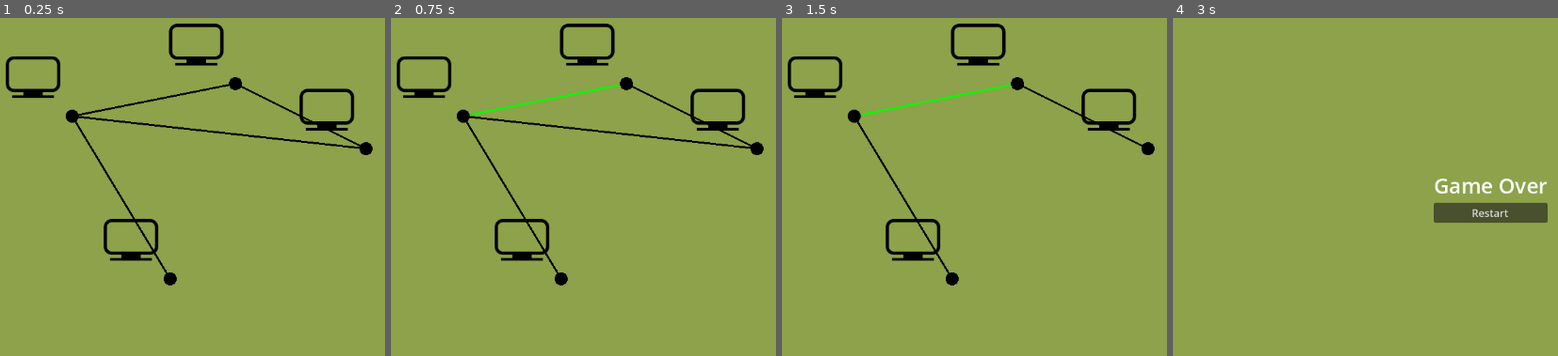
Above: before the commit, frames 1-4 (left to right).
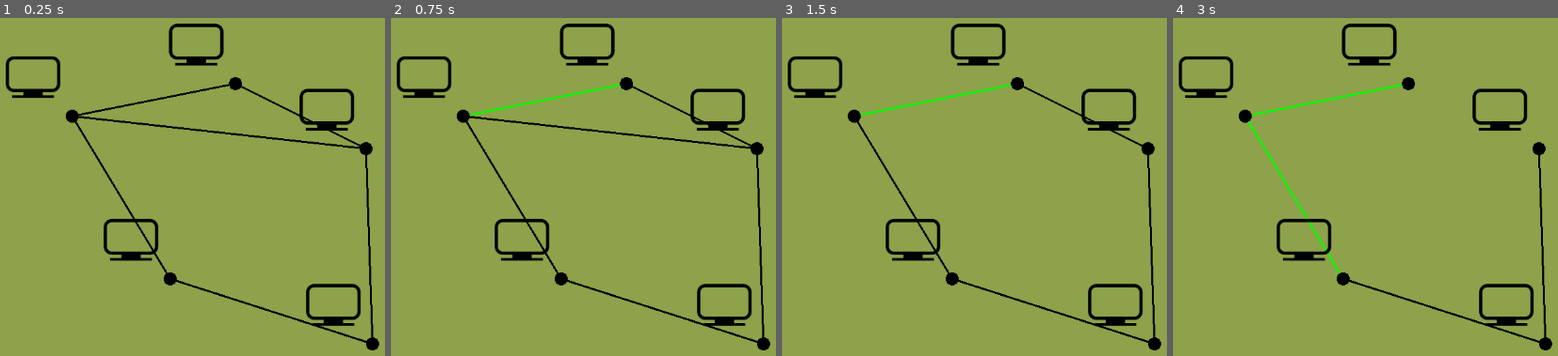
Above: after the commit, the same moments.

Repository: harv-sudo/Shannon-Switching-Game
Game: Godot game, scene res://testingScene.tscn
Two runs of this game, one before a commit and one after it. Both use one fixed random seed, a clock stepped at 60 frames per second and the inputs below.
Inputs (mouse positions are in pixels of both pictures, inside the frame that each line leads up to):
- Up to frame 1 (0.25 s): no input
- Up to frame 2 (0.75 s): tap Enter at 0.5 s; move the mouse to (545, 99) at 0.52 s; click (545, 99) at 0.67 s
- Up to frame 3 (1.5 s): tap Space at 1.25 s; move the mouse to (1001, 132) at 1.27 s; click (1001, 132) at 1.42 s
- Up to frame 4 (3 s): tap Enter at 2 s; move the mouse to (1292, 197) at 2.02 s; click (1292, 197) at 2.17 s; tap Space at 2.75 s; move the mouse to (1473, 116) at 2.77 s; click (1473, 116) at 2.92 s

The runs differ from the first frame. In frame 1, 1.4% of the frame differs, in the area x 45-99%, y 40-99%; in frame 2, 1.4%; in frame 3, 1.4%; in frame 4, 7.1%, in the area x 1-99%, y 1-99%.

Commit message:
Added additional static data points for testing

Diff:
--- a/scripts/globalVariables.gd
+++ b/scripts/globalVariables.gd
@@ -7,9 +7,6 @@
 # This makes it easier to keep track of what data structures we are using for testing purposes
 # We need to implement this dynamically programatically creating different types of graphs
 
-
-
-
 enum Player { P1 = 0, P2 = 1 }
 var currentPlayer = Player.P1
 
@@ -18,13 +15,16 @@
 	{"position": Vector2(450, 150)},
 	{"position": Vector2(650, 250)},
 	{"position": Vector2(350, 450)},
+	{"position": Vector2(660, 550)},
 ]
 
 var edges = {
 	0: {"start": 0, "end": 1},
 	1: {"start": 0, "end": 2},
 	2: {"start": 0, "end": 3},
-	3: {"start": 1, "end":  2}
+	3: {"start": 1, "end":  2},
+	4: {"start": 3, "end":  4},
+	5: {"start": 2, "end":  4},
 }
 
 var edgesRemaining = 0
